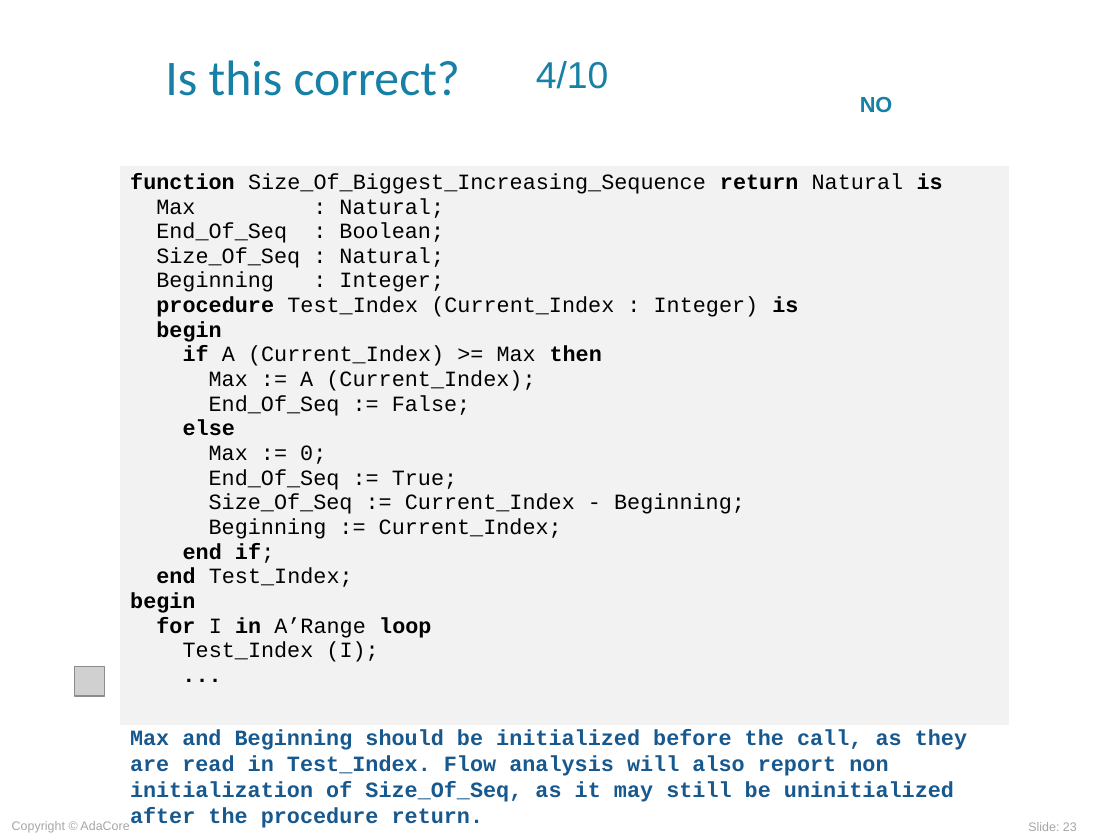
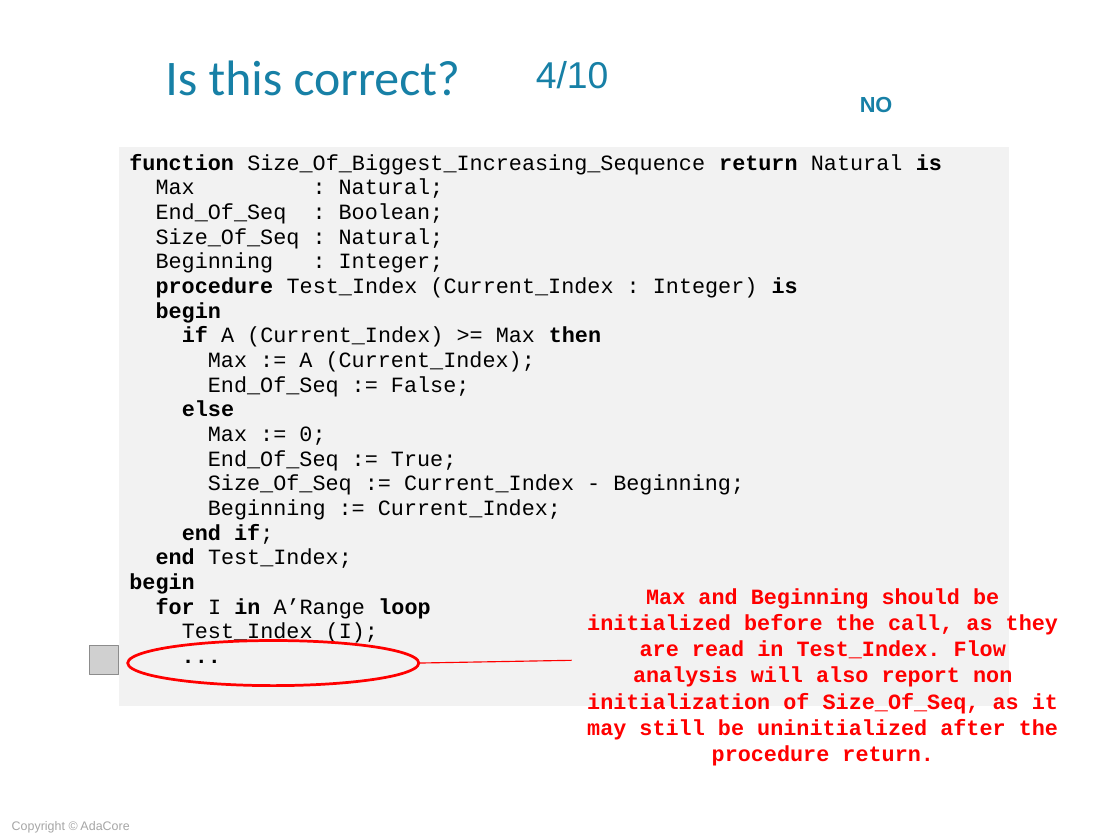
Before and after one commit to AdaCoreU/Courses, a slide deck: slide 23 of lectures/06_SPARK_2014/02_Flow_Analysis/Slides/02_Flow_Analysis.ppt. Drawn at 1120x840 pixels with LibreOffice and Linux fonts; fonts in the diff are those of the drawing; grey boxes stand for pictures; background and template pictures are left out. Boxes give left, top, right and bottom in pixels: in the first picture for what was removed or moved away, otherwise in the second. Text is boxed around its words. In the diff, an @@ line names an element or a change of style, - is before the commit and + after.

Commit message:
Initial commit of SPARK 02_Flow_Analysis (quiz is complete but no audio yet)

```diff
--- a/lectures/06_SPARK_2014/02_Flow_Analysis/Slides/02_Flow_Analysis.ppt
+++ b/lectures/06_SPARK_2014/02_Flow_Analysis/Slides/02_Flow_Analysis.ppt
@@ table: place and size @@
-table at (119,166,1009,726)
+table at (119,147,1009,707)
@@ text "Max and Beginning should be ...": place and size @@
-text "Max and Beginning should be ..." at (130,729,967,828)
+text "Max and Beginning should be ..." at (587,588,1058,766)
@@ text "Max and Beginning should be ..." at (587,588,1058,766): text colour #17598F to #FF0000; alignment left to centre @@
@@ picture: place and size @@
-picture at (75,666,104,696)
+picture at (90,646,119,675)
@@ ellipse added at (128,641,419,685), outline #FF0000 1.76 pt @@
@@ line added from (419, 663) to (571, 661), #FF0000 0.74 pt @@
@@ page number removed at (1028,822,1077,831) @@
-Slide: 23
```
Also in this commit, not shown: 33 other slides changed, 2 slides added, 2 slides removed, 1 other file.
